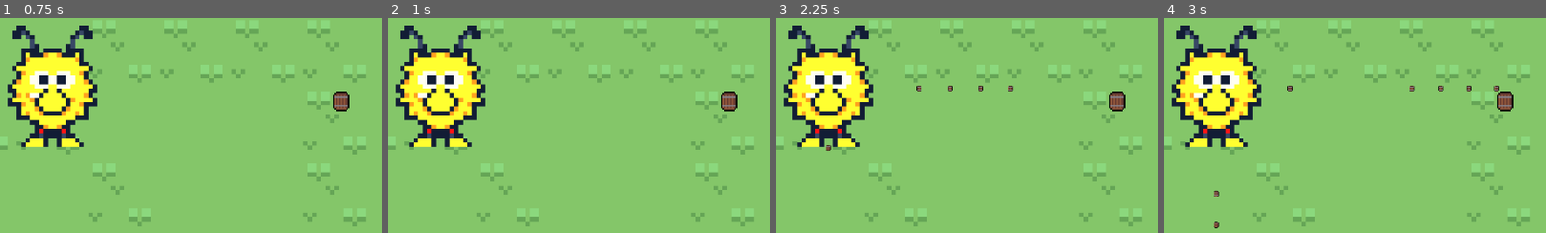
Above: before the commit, frames 1-4 (left to right).
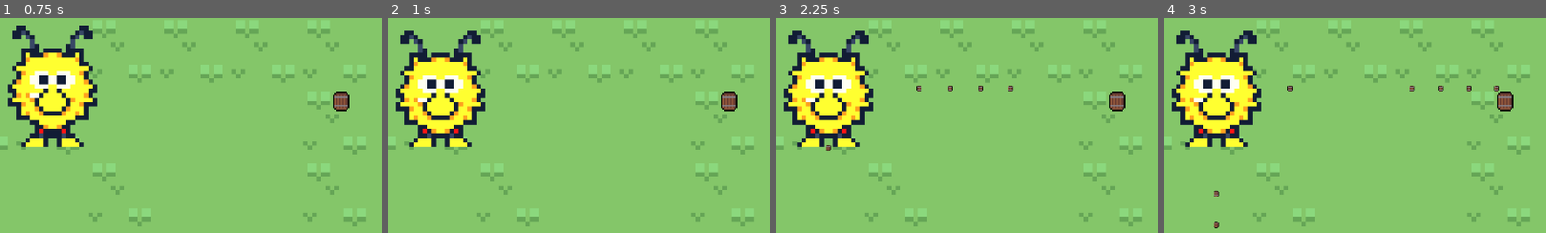
Above: after the commit, the same moments.

Repository: BonnGameDevKurs/gamedevgame
Game: Godot game, scene res://menus/start_menu/start_menu.tscn
The game is run twice, just before and just after one commit, with the same random seed, the same clock (stepped at 60 frames per second) and the same inputs.
Inputs:
- Up to frame 1 (0.75 s): click "START" at 0.5 s
- Up to frame 2 (1 s): no input
- Up to frame 3 (2.25 s): hold Right (fire_right) 1.28-2.03 s; hold Down (fire_down) from 2.03 s (still down)
- Up to frame 4 (3 s): release Down (fire_down) at 2.78 s; hold Right (fire_right) from 2.78 s (still down)
The pictures show only the part of the screen within x 43-93%, y 34-84%; the shares and areas given below are measured in that part.

Frame 1 is identical in both runs. In frame 2, 5.3% of the frame differs, in the area x 2-26%, y 3-54%; in frame 3, 5.3%; in frame 4, 5.3%.

Commit message:
Animation und Spritesheet Adjustments
Spritesheet bearbeitet und Animation Speed der Idle Animations etwas verlangsamt

Diff:
--- a/characters/player/Player.tscn
+++ b/characters/player/Player.tscn
@@ -116,7 +116,7 @@
 }],
 "loop": true,
 "name": &"idle_down",
-"speed": 5.0
+"speed": 3.0
 }, {
 "frames": [{
 "duration": 1.0,
@@ -133,7 +133,7 @@
 }],
 "loop": true,
 "name": &"idle_side",
-"speed": 5.0
+"speed": 3.0
 }, {
 "frames": [{
 "duration": 1.0,
@@ -150,7 +150,7 @@
 }],
 "loop": true,
 "name": &"idle_up",
-"speed": 5.0
+"speed": 3.0
 }, {
 "frames": [{
 "duration": 1.0,
@@ -212,7 +212,7 @@
 
 [node name="AnimatedSprite2D" type="AnimatedSprite2D" parent="." groups=["Player"]]
 sprite_frames = SubResource("SpriteFrames_3iqol")
-animation = &"idle_down"
+animation = &"run_up"
 
 [node name="CollisionShape2D" type="CollisionShape2D" parent="."]
 shape = SubResource("CircleShape2D_uks75")
Binary file changed: assets/player/wusel-spritesheet.png
